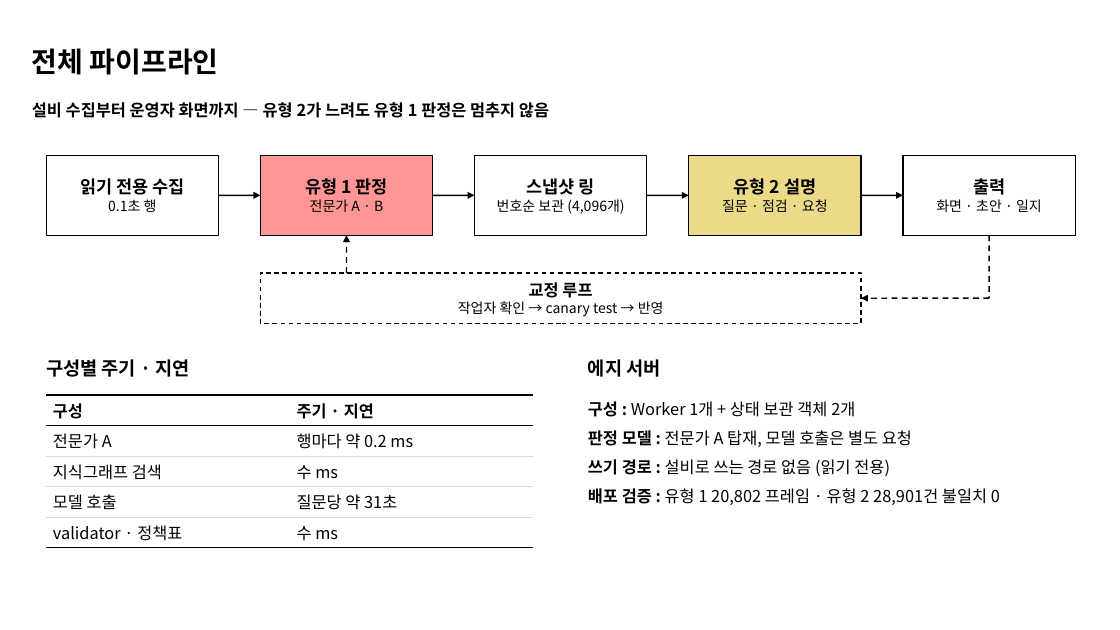
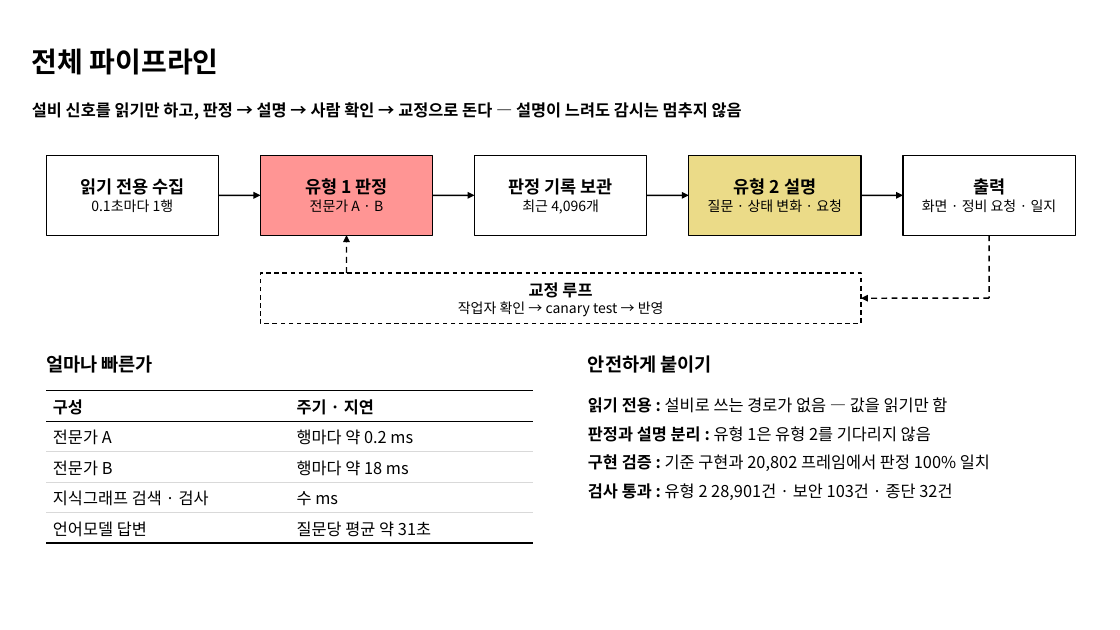
Before and after one commit to ZlataN-AI/KAMP, a slide deck: slide 7 of presentation/RIVET-WM_seminar.pptx. Drawn at 1120x630 pixels with LibreOffice and Linux fonts; fonts in the diff are those of the drawing. Boxes give left, top, right and bottom in pixels: in the first picture for what was removed or moved away, otherwise in the second. Text is boxed around its words. In the diff, an @@ line names an element or a change of style, - is before the commit and + after.

```diff
--- a/presentation/RIVET-WM_seminar.pptx
+++ b/presentation/RIVET-WM_seminar.pptx
@@ text at (32,102,742,120): text changed @@
-설비 수집부터 운영자 화면까지 — 유형 2가 느려도 유형 1 판정은 멈추지 않음
+설비 신호를 읽기만 하고, 판정 → 설명 → 사람 확인 → 교정으로 돈다 — 설명이 느려도 감시는 멈추지 않음
@@ text in rectangle at (508,178,613,214): text changed @@
-스냅샷 링
-번호순 보관 (4,096개)
+판정 기록 보관
+최근 4,096개
@@ text in rectangle at (91,199,174,212): text changed @@
-0.1초 행
+0.1초마다 1행
@@ text in rectangle at (708,199,842,212): text changed @@
-질문 · 점검 · 요청
+질문 · 상태 변화 · 요청
@@ text in rectangle at (922,199,1057,212): text changed @@
-화면 · 초안 · 일지
+화면 · 정비 요청 · 일지
@@ text at (46,355,153,373): text changed @@
-구성별 주기 · 지연
+얼마나 빠른가
@@ text at (588,355,712,373): text changed @@
-에지 서버
+안전하게 붙이기
@@ table at (46,391,534,541) @@
-row 3, column 1: 지식그래프 검색
+row 3, column 1: 전문가 B
-row 3, column 2: 수 ms
+row 3, column 2: 행마다 약 18 ms
-row 4, column 1: 모델 호출
+row 4, column 1: 지식그래프 검색 · 검사
-row 4, column 2: 질문당 약 31초
+row 4, column 2: 수 ms
-row 5, column 1: validator · 정책표
+row 5, column 1: 언어모델 답변
-row 5, column 2: 수 ms
+row 5, column 2: 질문당 평균 약 31초
@@ table: place and size @@
-table at (46,395,534,545)
+table at (46,391,534,541)
@@ text at (588,397,990,500): text changed @@
-구성 : Worker 1개 + 상태 보관 객체 2개
-판정 모델 : 전문가 A 탑재, 모델 호출은 별도 요청
-쓰기 경로 : 설비로 쓰는 경로 없음 (읽기 전용)
-배포 검증 : 유형 1 20,802 프레임 · 유형 2 28,901건 불일치 0
+읽기 전용 : 설비로 쓰는 경로가 없음 — 값을 읽기만 함
+판정과 설명 분리 : 유형 1은 유형 2를 기다리지 않음
+구현 검증 : 기준 구현과 20,802 프레임에서 판정 100% 일치
+검사 통과 : 유형 2 28,901건 · 보안 103건 · 종단 32건
```
Also in this commit, not shown: 26 other slides changed, 1 other file.
